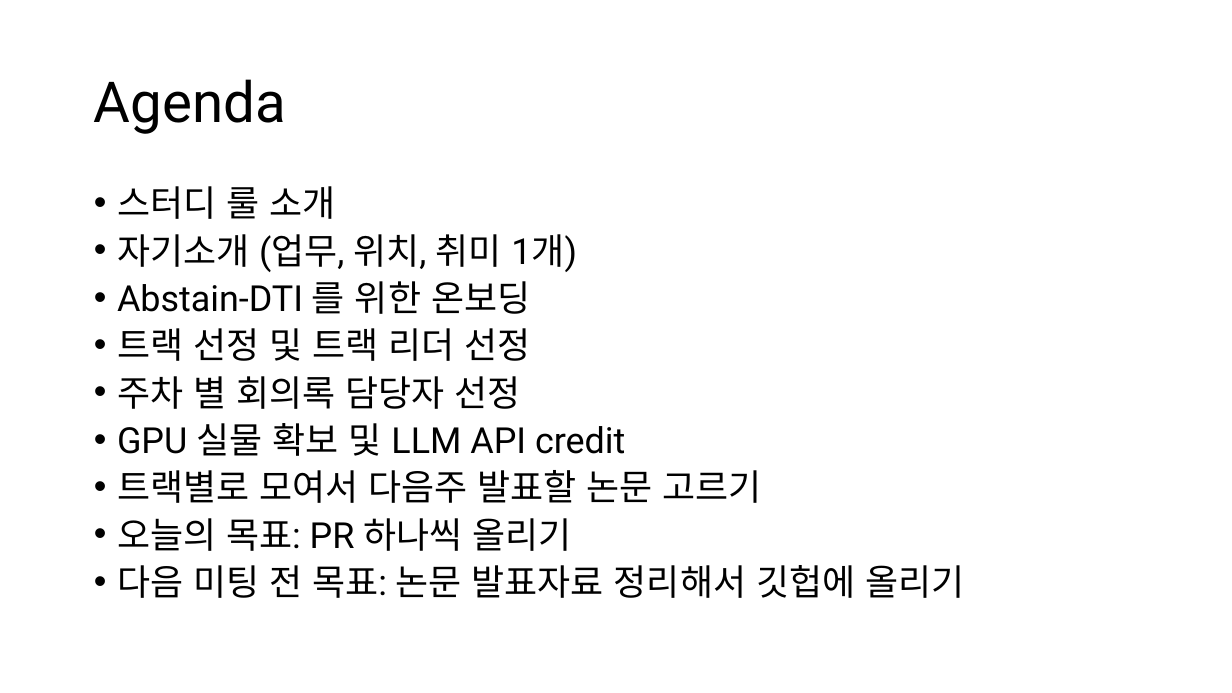
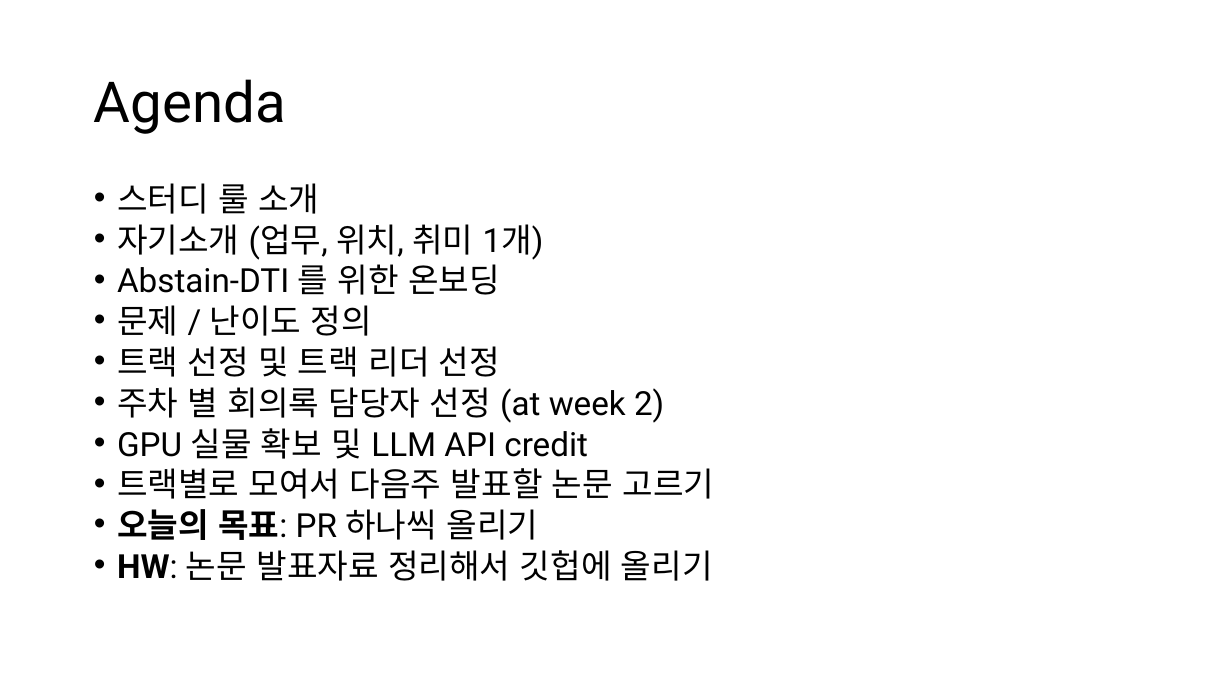
Before and after one commit to Pseudo-Lab/abstain-dti, a slide deck: slide 2 of docs/weekly/w01/week1_onboarding.pptx. Drawn at 1232x693 pixels with LibreOffice and Linux fonts; fonts in the diff are those of the drawing. Boxes give left, top, right and bottom in pixels: in the first picture for what was removed or moved away, otherwise in the second. Text is boxed around its words. In the diff, an @@ line names an element or a change of style, - is before the commit and + after.

```diff
--- a/docs/weekly/w01/week1_onboarding.pptx
+++ b/docs/weekly/w01/week1_onboarding.pptx
@@ text at (117, 183, 714, 540): size 28 to 25.9 pt in "스터디 룰 소개", "자기소개 (업무, 위치, 취미 1개)", "Abstain-DTI 를 위한 온보딩", "트랙 선정 및 트랙 리더 선정" and 3 more places; bold on in "오늘의 목표:"; line spacing 0.8 to 0.7 @@
@@ text at (117, 305, 372, 336): paragraph added @@
+• 문제 / 난이도 정의
@@ text at (117, 387, 664, 423): text changed; size 28 to 25.9 pt @@
-• 주차 별 회의록 담당자 선정
+• 주차 별 회의록 담당자 선정 (at week 2)
@@ text at (117, 550, 713, 581): text changed; size 28 to 25.9 pt @@
-• 다음 미팅 전 목표: 논문 발표자료 정리해서 깃헙에 올리기
+• HW: 논문 발표자료 정리해서 깃헙에 올리기
```
Also in this commit, not shown: 5 other slides changed, 14 slides added, 1 slide removed.
